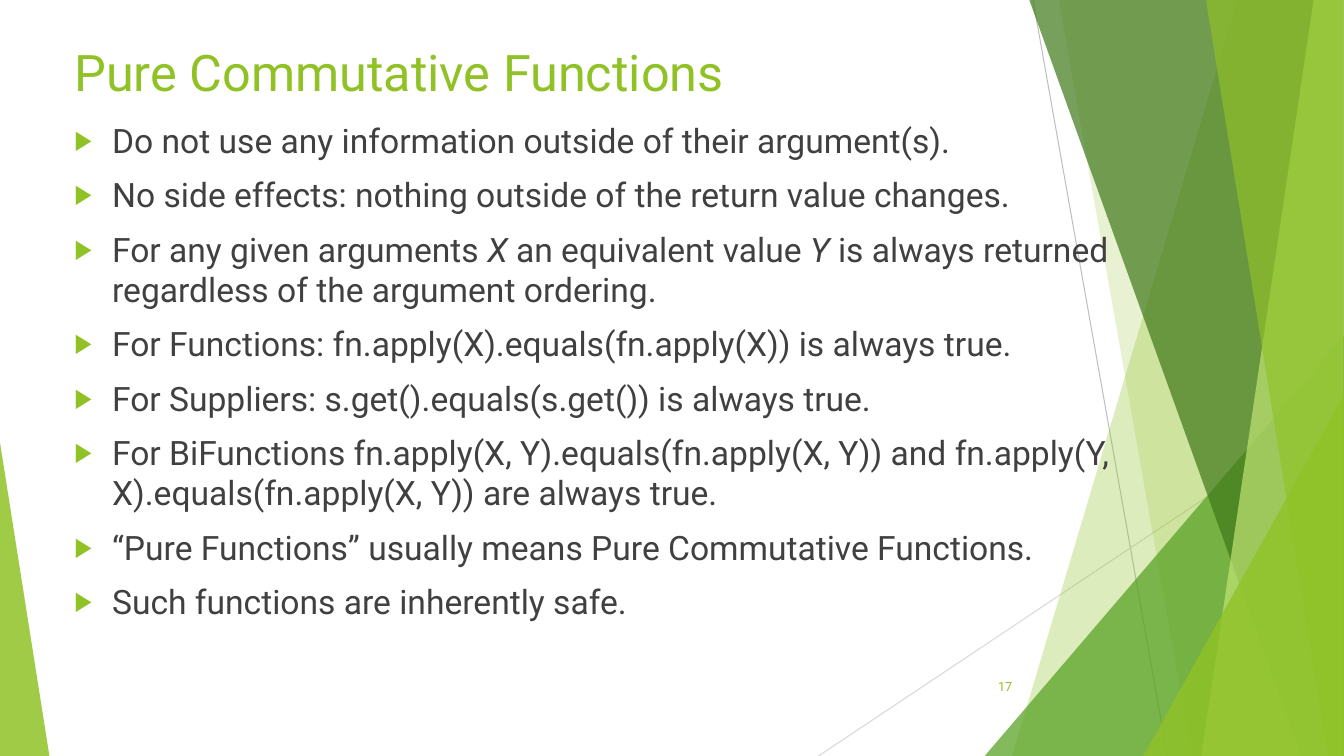
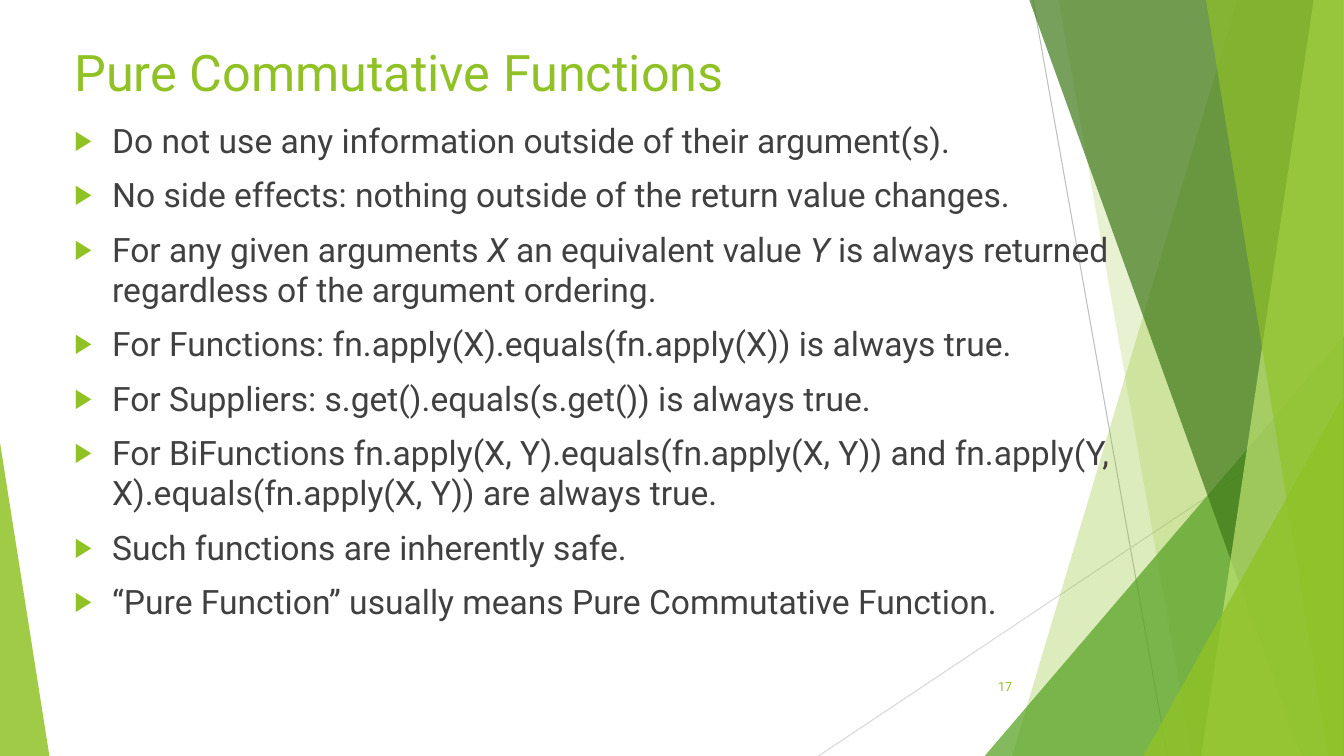
Before and after one commit to RichardRoda/2017-CodePaLOUsa-Lambda, a slide deck: slide 17 of Learning to Love the Lambda in the Stream.pptx. Drawn at 1344x756 pixels with LibreOffice and Linux fonts; fonts in the diff are those of the drawing. Boxes give left, top, right and bottom in pixels: in the first picture for what was removed or moved away, otherwise in the second. Text is boxed around its words. In the diff, an @@ line names an element or a change of style, - is before the commit and + after.

```diff
--- a/Learning to Love the Lambda in the Stream.pptx
+++ b/Learning to Love the Lambda in the Stream.pptx
@@ text at bbox=[112, 534, 1033, 567]: paragraph removed @@
-▶ “Pure Functions” usually means Pure Commutative Functions.
@@ text at bbox=[112, 588, 997, 621]: paragraph added @@
+▶ “Pure Function” usually means Pure Commutative Function.
```
Also in this commit, not shown: 18 other slides changed, 4 slides added, 1 other file.
